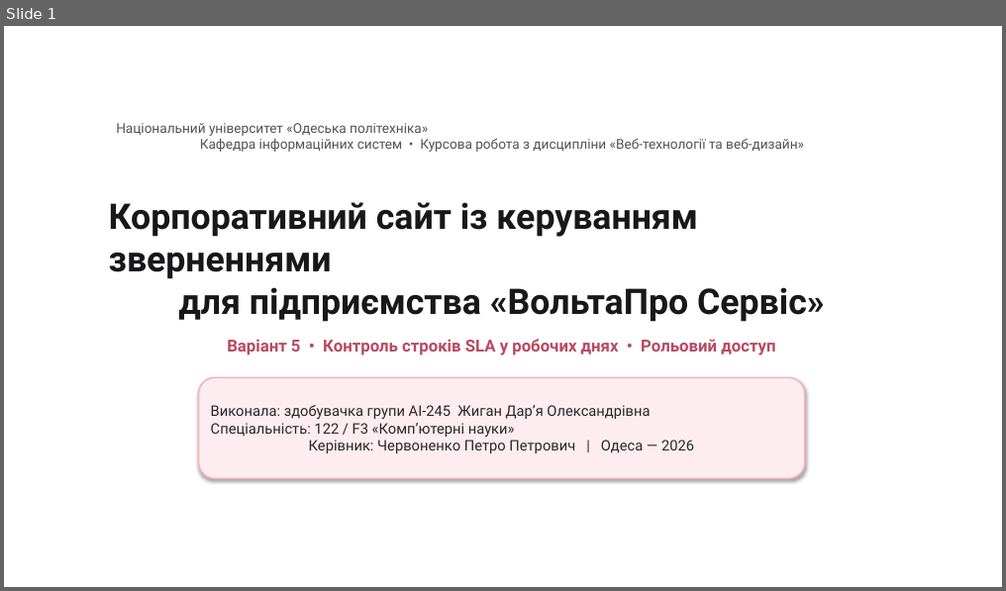
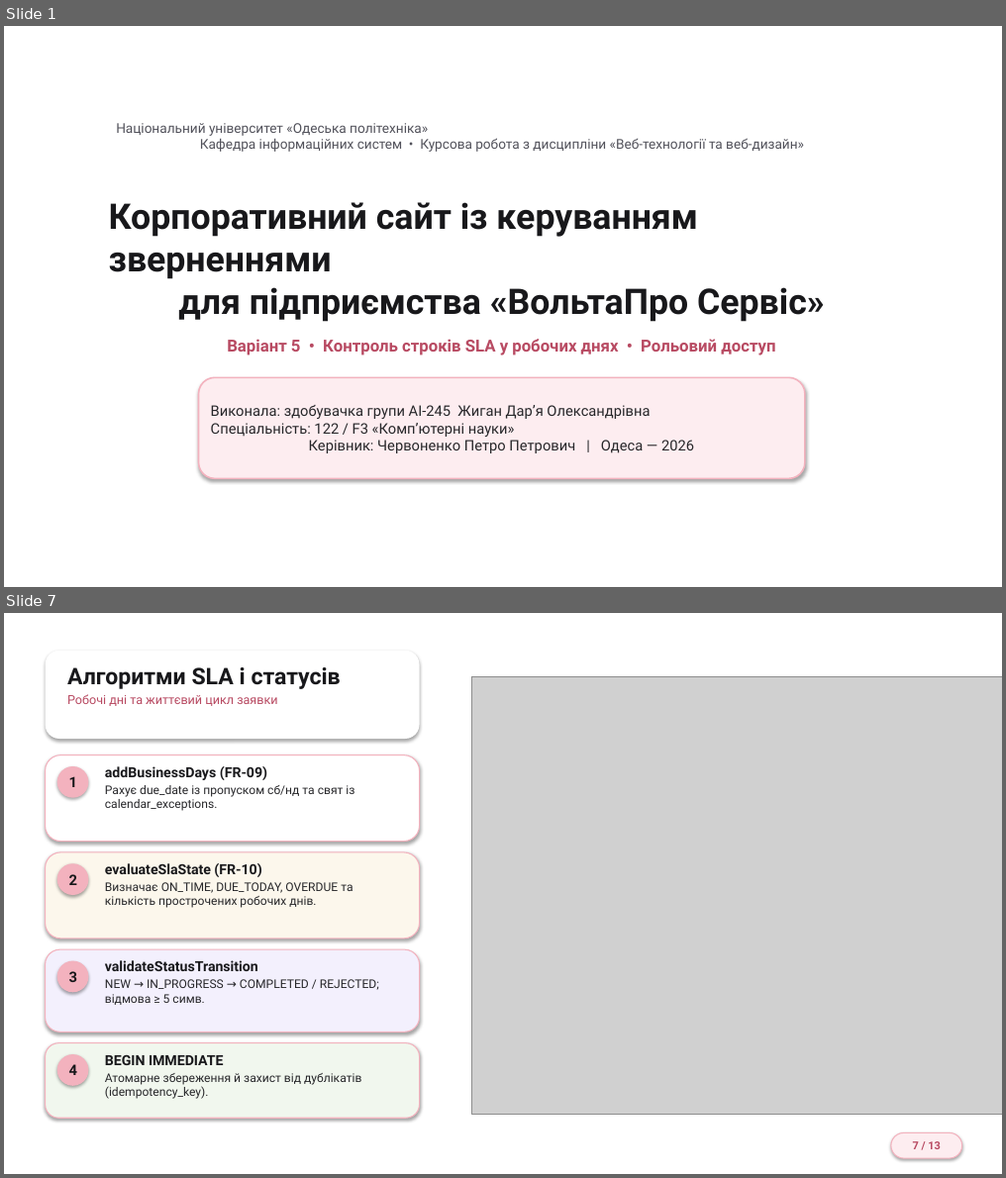
Before and after one commit to Zhyhan245/voltapro-service-inquiries, a slide deck: docs/Презентація_Жиган_Д_О_АІ-245.pptx. Shown one above the other, each under a label of ours: slide 1 before the commit, slides 1 and 7 after it; the slides between them are not shown. The pictures are 1006x591 and 1006x1178 pixels, drawn with LibreOffice and Linux fonts; fonts in the diff are those of the drawing; grey boxes stand for pictures; background and template pictures are left out. Boxes give left, top, right and bottom in pixels: in the first picture for what was removed or moved away, otherwise in the second. Text is boxed around its words. In the diff, an @@ line names an element or a change of style, - is before the commit and + after.

```diff
--- a/docs/Презентація_Жиган_Д_О_АІ-245.pptx
+++ b/docs/Презентація_Жиган_Д_О_АІ-245.pptx
@@ slide 7 added at [4,613,1002,1174], background picture (left out) @@
@@ rounded rectangle added at [46,651,420,739], fill #FFFFFF @@
@@ text added at [67,667,341,706], 12 pt, text #B84A62 @@
+Алгоритми SLA і статусів
+Робочі дні та життєвий цикл заявки
@@ picture added at [472,676,1002,1115] @@
@@ rounded rectangle added at [46,756,420,842], fill #FFFFFF, outline #F3B2BE 1 pt @@
@@ ellipse added at [57,766,88,798], fill #F3B2BE, 14 pt, text #18181B, bold @@
+1
@@ text added at [105,766,354,811], 11.5 pt, text #27272A @@
+addBusinessDays (FR-09)
+Рахує due_date із пропуском сб/нд та свят із calendar_exceptions.
@@ rounded rectangle added at [46,853,420,939], fill #FCF7EC, outline #F3B2BE 1 pt @@
@@ ellipse added at [57,863,88,895], fill #F3B2BE, 14 pt, text #18181B, bold @@
+2
@@ text added at [105,863,352,908], 11.5 pt, text #27272A @@
+evaluateSlaState (FR-10)
+Визначає ON_TIME, DUE_TODAY, OVERDUE та кількість прострочених робочих днів.
@@ rounded rectangle added at [46,950,420,1032], fill #F3F0FD, outline #F3B2BE 1 pt @@
@@ ellipse added at [57,961,88,992], fill #F3B2BE, 14 pt, text #18181B, bold @@
+3
@@ text added at [105,960,379,1005], 11.5 pt, text #27272A @@
+validateStatusTransition
+NEW → IN_PROGRESS → COMPLETED / REJECTED; відмова ≥ 5 симв.
@@ rounded rectangle added at [46,1044,420,1118], fill #F1F7EE, outline #F3B2BE 1 pt @@
@@ ellipse added at [57,1055,88,1086], fill #F3B2BE, 14 pt, text #18181B, bold @@
+4
@@ text added at [105,1055,361,1099], 11.5 pt, text #27272A @@
+BEGIN IMMEDIATE
+Атомарне збереження й захист від дублікатів (idempotency_key).
@@ rounded rectangle added at [891,1134,962,1158], fill #FDEDF0, outline #F3B2BE 1 pt, 10.5 pt, text #B84A62, bold @@
+7 / 13
```
Also in this commit, not shown: 6 slides changed, 5 other slides added, 3 slides removed.
